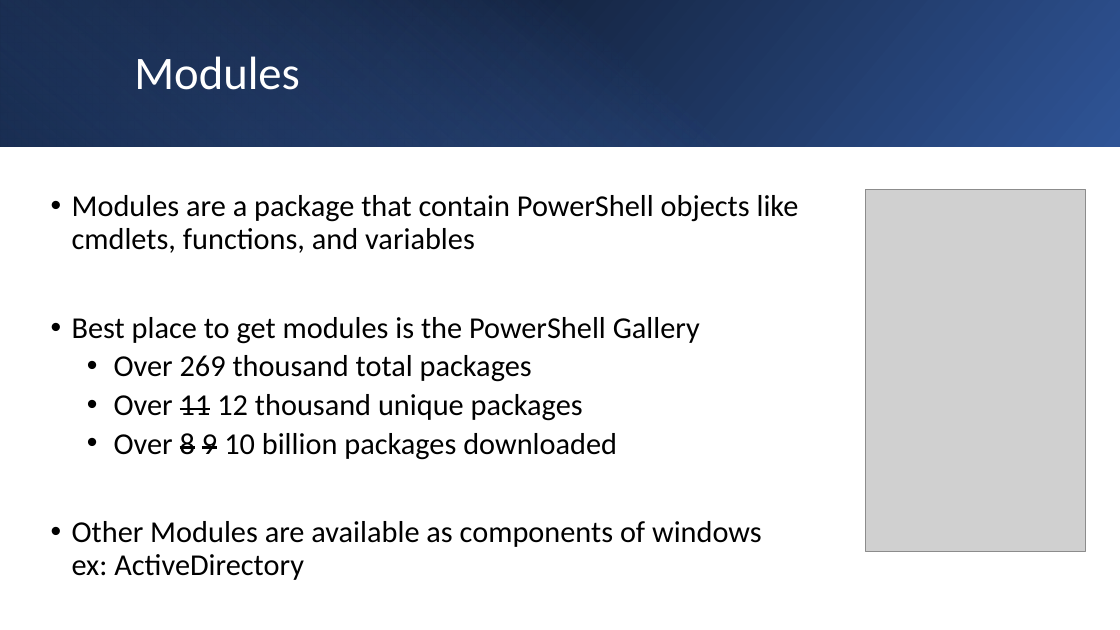
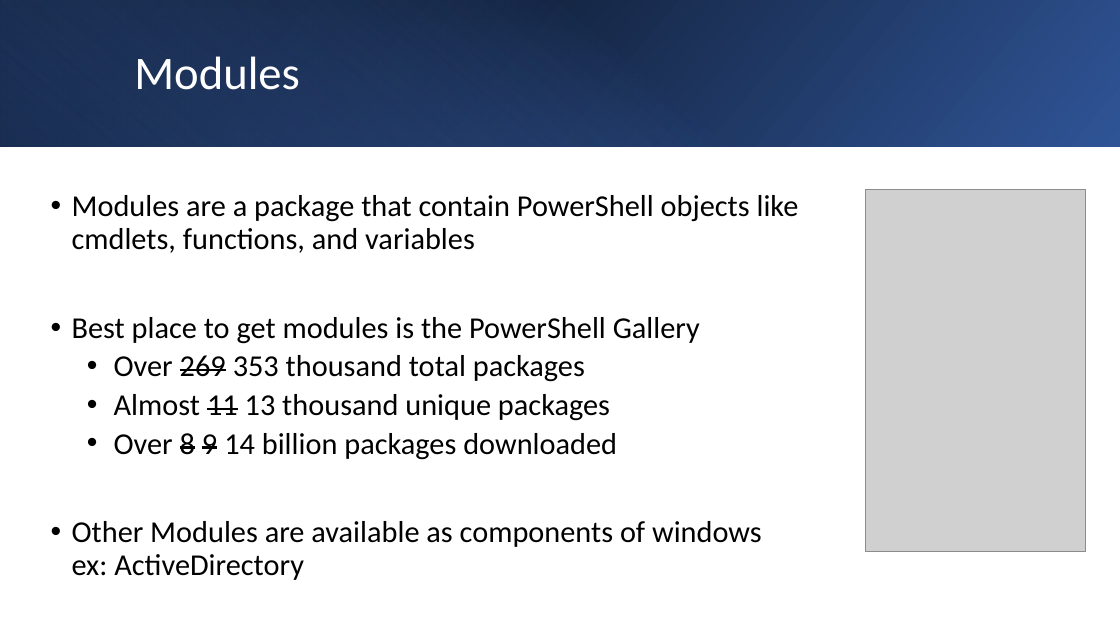
Before and after one commit to TonyWSQL/Presentations, a slide deck: slide 11 of SQL Sat 1083 - Albany/Intro to Powershell/Intro to Powershell.pptx. Drawn at 1120x630 pixels with LibreOffice and Linux fonts; fonts in the diff are those of the drawing; grey boxes stand for pictures. Boxes give left, top, right and bottom in pixels: in the first picture for what was removed or moved away, otherwise in the second. Text is boxed around its words. In the diff, an @@ line names an element or a change of style, - is before the commit and + after.

```diff
--- a/SQL Sat 1083 - Albany/Intro to Powershell/Intro to Powershell.pptx
+++ b/SQL Sat 1083 - Albany/Intro to Powershell/Intro to Powershell.pptx
@@ text at [114, 355, 617, 460]: text changed @@
-  • Over 269 thousand total packages
-  • Over 11 12 thousand unique packages
-  • Over 8 9 10 billion packages downloaded
+  • Over 269 353 thousand total packages
+  • Almost 11 13 thousand unique packages
+  • Over 8 9 14 billion packages downloaded
```
Also in this commit, not shown: 6 other files.
